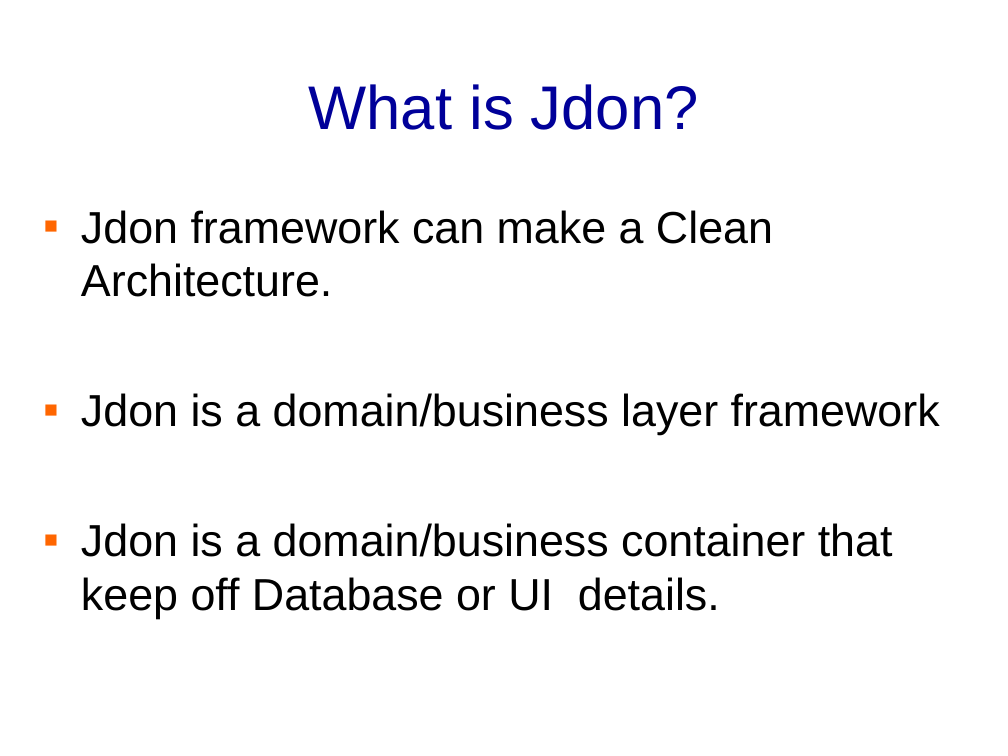
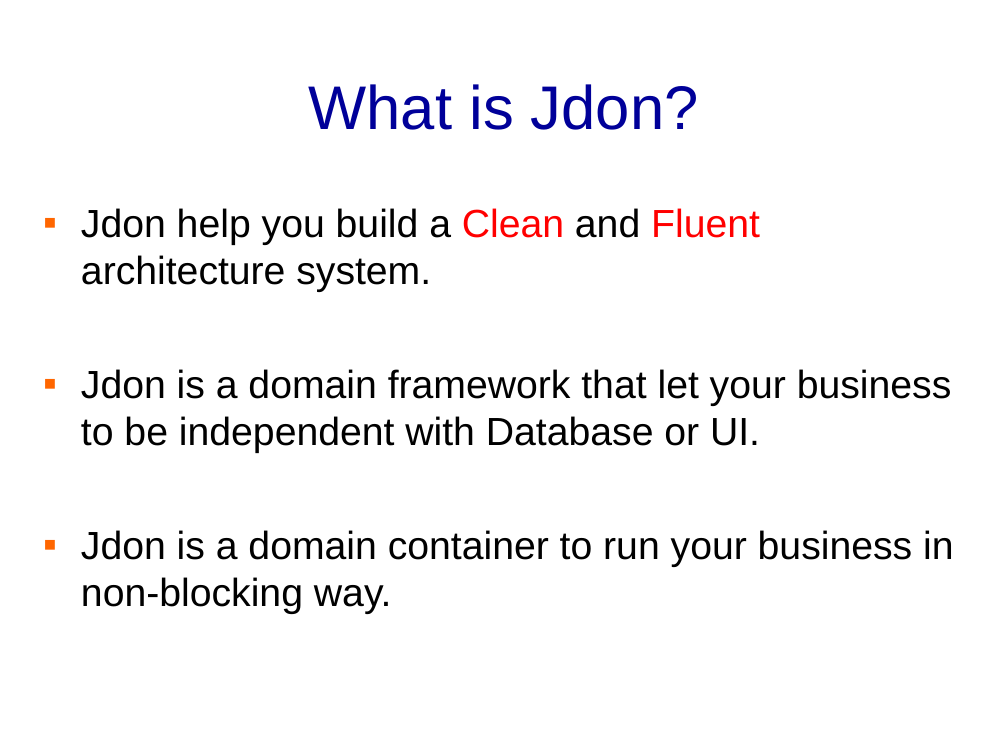
Before and after one commit to banq/banq.github.io, a slide deck: slide 5 of JdonFramework.ppt (slide 6 before the commit). Drawn at 1008x756 pixels with LibreOffice and Linux fonts; fonts in the diff are those of the drawing; background and template pictures are left out. Boxes give left, top, right and bottom in pixels: in the first picture for what was removed or moved away, otherwise in the second. Text is boxed around its words. In the diff, an @@ line names an element or a change of style, - is before the commit and + after.

```diff
--- a/JdonFramework.ppt
+++ b/JdonFramework.ppt
@@ text at <box>81,208,954,614</box>: text changed; size 32 to 28 pt @@
-▪ Jdon framework can make a Clean Architecture.
-▪ Jdon is a domain/business layer framework
-▪ Jdon is a domain/business container that keep off Database or UI details.
+▪ Jdon help you build a Clean and Fluent architecture system.
+▪ Jdon is a domain framework that let your business to be independent with Database or UI.
+▪ Jdon is a domain container to run your business in non-blocking way.
```
Also in this commit, not shown: 5 other slides changed, 5 slides added, 1 slide removed.
